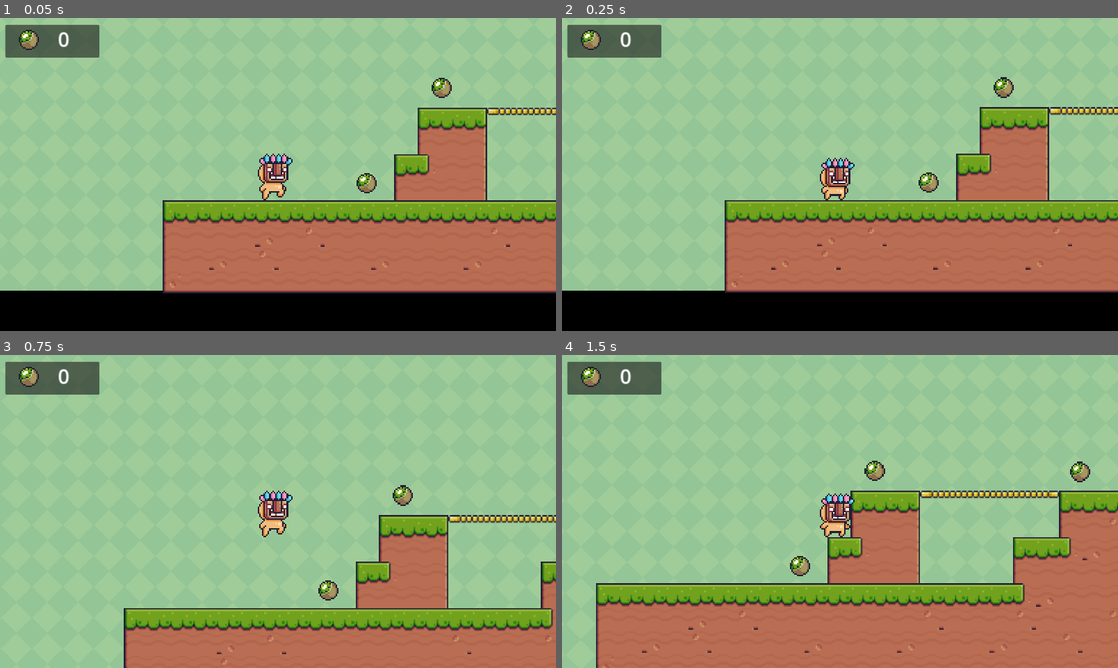
Above: before the commit, frames 1-4 (two rows, left to right).
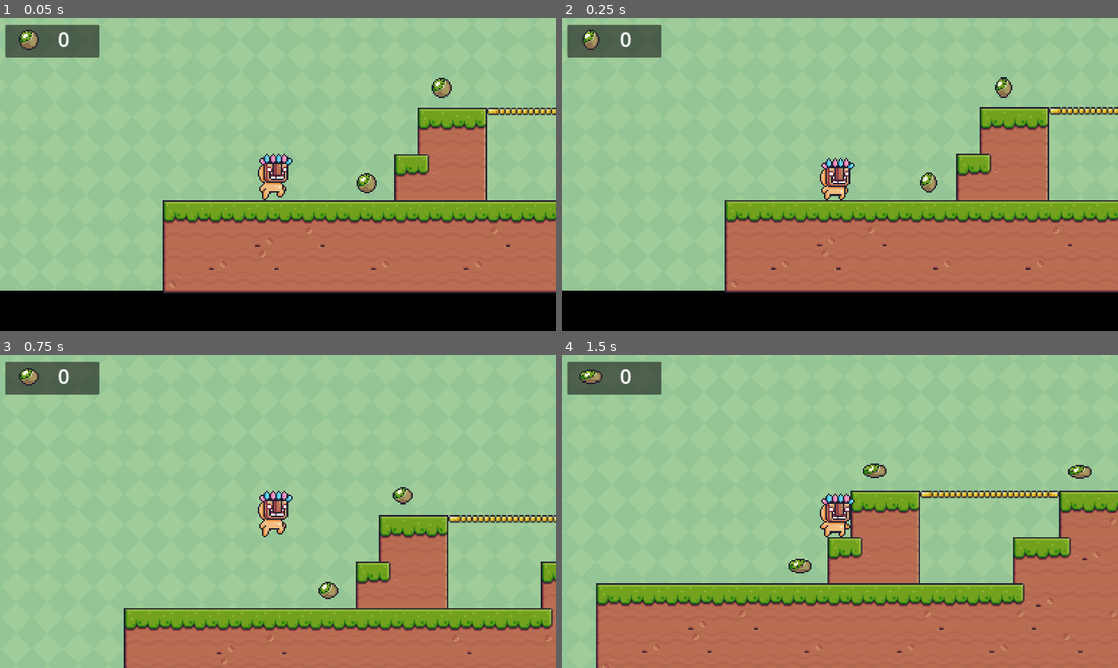
Above: after the commit, the same moments.

Repository: daoik/2D-Platformer
Game: Godot game, scene res://main.tscn
Same seed, same stepped clock (60 frames per second), same inputs: the game is played once before the commit and once after it.
Inputs:
- Up to frame 1 (0.05 s): no input
- Up to frame 2 (0.25 s): no input
- Up to frame 3 (0.75 s): tap Enter (ui_accept) at 0.5 s; hold Right (ui_right) from 0.53 s (still down)
- Up to frame 4 (1.5 s): keep holding Right (ui_right); tap Space (jump) at 0.77 s

Frame 1 is identical in both runs. In frame 2, 0.2% of the frame differs, in the area x 3-82%, y 4-56%; in frame 3, 0.2%; in frame 4, 0.6%, in the area x 3-96%, y 3-71%.

Commit message:
fix idle kiwi

Diff:
--- a/kiwi.tscn
+++ b/kiwi.tscn
@@ -142,6 +142,7 @@
 position = Vector2(0, -3)
 scale = Vector2(3, 3)
 sprite_frames = SubResource("SpriteFrames_jsmmi")
+autoplay = "default"
 frame_progress = 0.369292
 
 [node name="CollisionShape2D" type="CollisionShape2D" parent="."]
